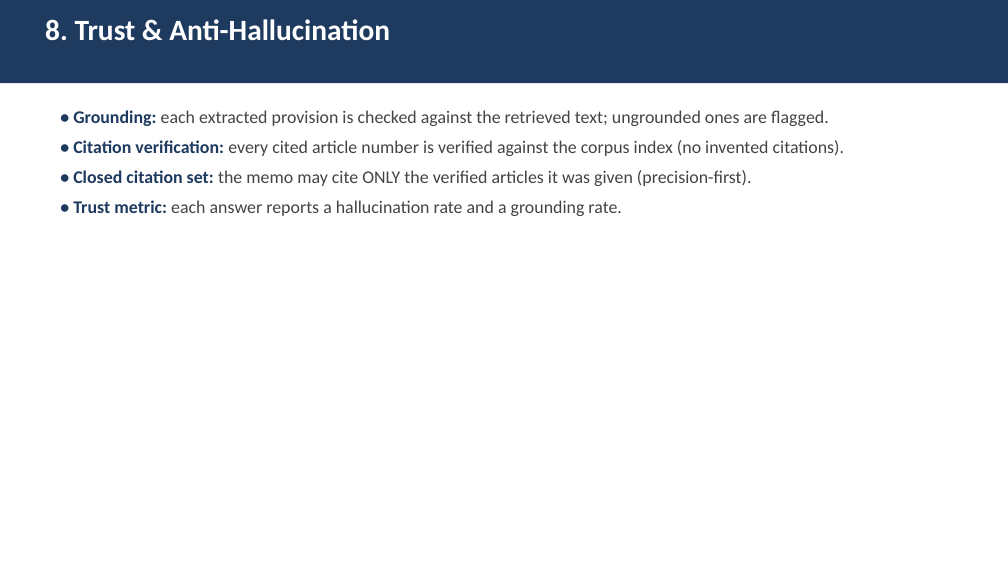
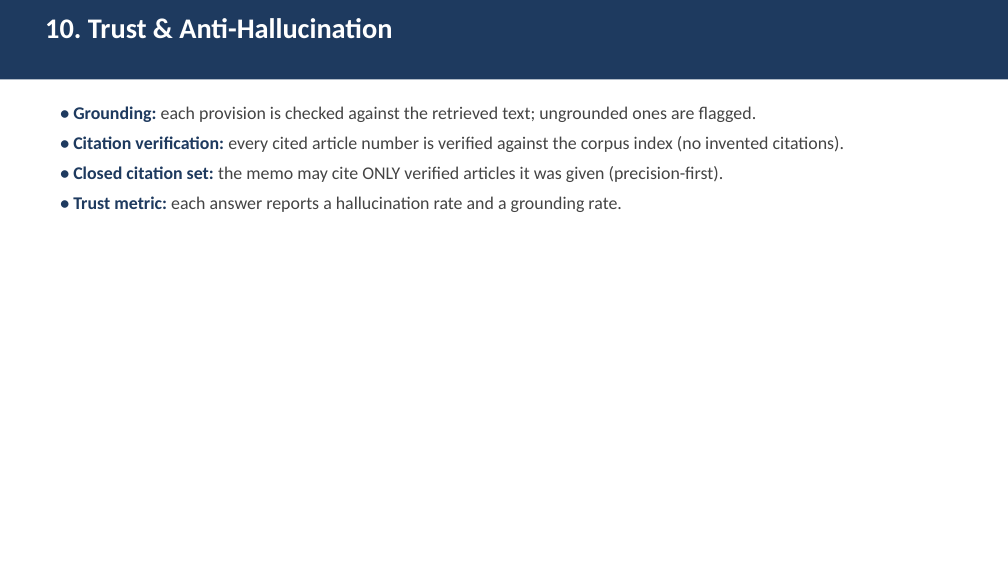
Before and after one commit to MohamadELOssman/legal_ai_agent, a slide deck: slide 11 of Legal_AI_Academic_Presentation.pptx (slide 9 before the commit). Drawn at 1008x567 pixels with LibreOffice and Linux fonts; fonts in the diff are those of the drawing. Boxes give left, top, right and bottom in pixels: in the first picture for what was removed or moved away, otherwise in the second. Text is boxed around its words. In the diff, an @@ line names an element or a change of style, - is before the commit and + after.

Commit message:
Expand academic presentation to 26 slides (prompts, judge, generation, source of truth)
Add dedicated detailed slides with real prompt excerpts:
- How agents are instructed (system prompts) + structured outputs & grounding rules
- Benchmark question generation (grounded process + generation prompt)
- The Evaluator Agent / LLM-as-judge (rubric, reference-free prompt)
- The Source-of-Truth reference answer (why it matters, reference-based prompt, mandatory)
Plus expanded architecture captions and workflow detail.

```diff
--- a/Legal_AI_Academic_Presentation.pptx
+++ b/Legal_AI_Academic_Presentation.pptx
@@ rectangle: place and size @@
-rectangle at (0,0,1008,83)
+rectangle at (0,0,1008,79)
@@ text at (45,18,392,39): text changed; size 28 to 27 pt @@
-8. Trust & Anti-Hallucination
+10. Trust & Anti-Hallucination
@@ text at (73,106,757,122): text changed @@
-• Grounding: each extracted provision is checked against the retrieved text; ungrounded ones are flagged.
+• Grounding: each provision is checked against the retrieved text; ungrounded ones are flagged.
@@ text at (73,166,724,182): text changed @@
-• Closed citation set: the memo may cite ONLY the verified articles it was given (precision-first).
+• Closed citation set: the memo may cite ONLY verified articles it was given (precision-first).
```
Also in this commit, not shown: 19 other slides changed, 6 slides added, 1 slide removed, 1 other file.
